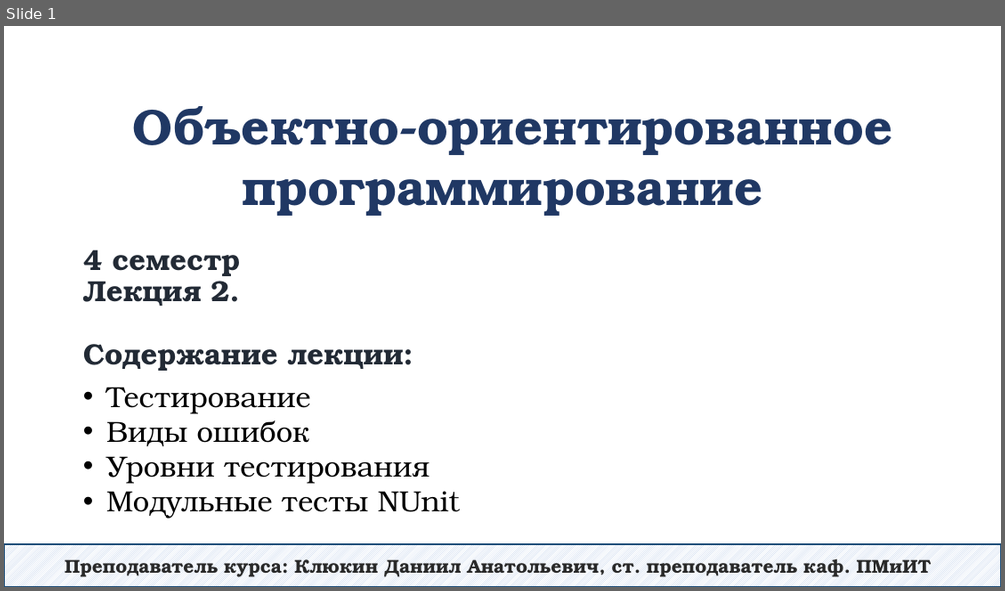
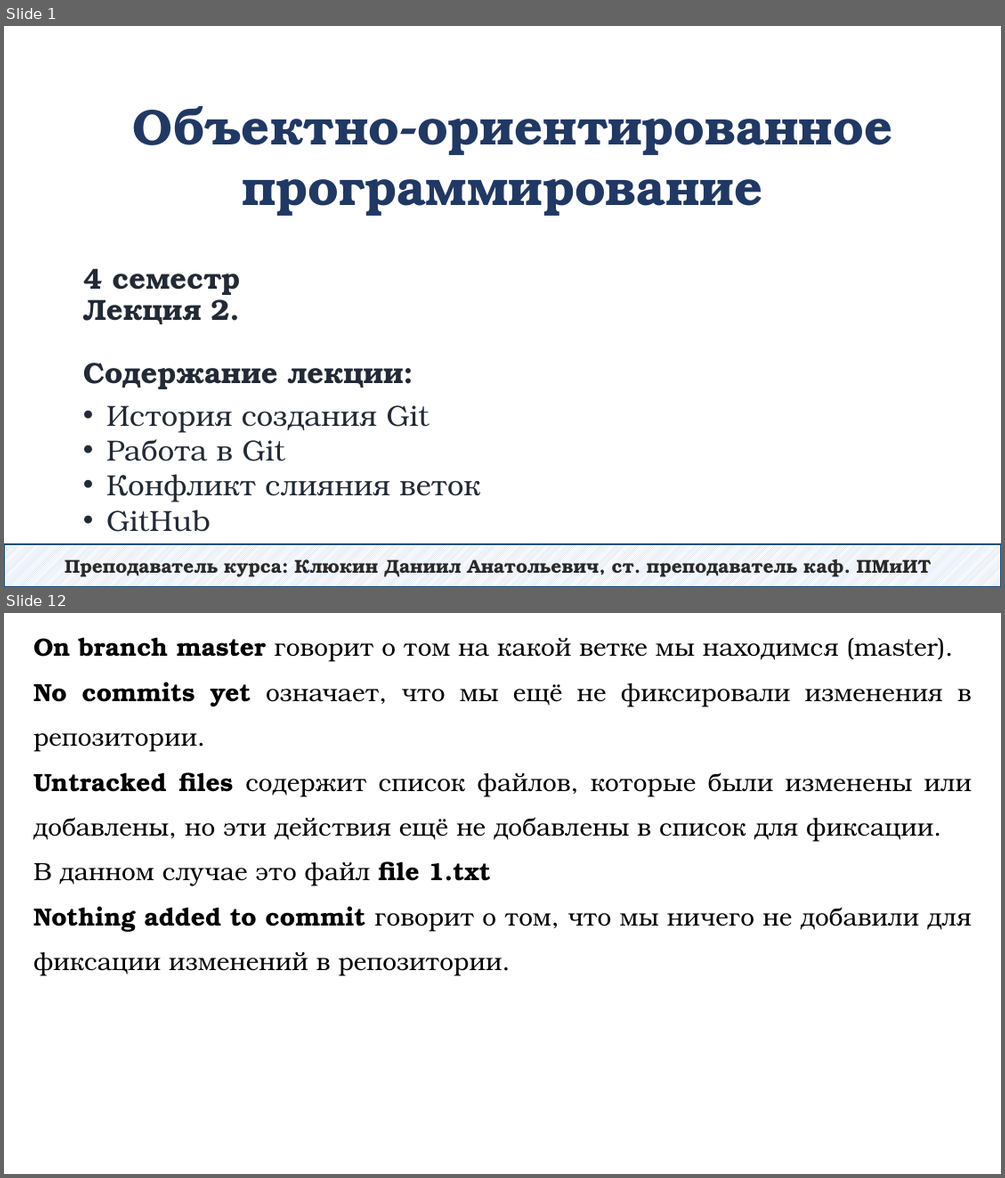
Before and after one commit to DaniilKlyukin/OOP-4, a slide deck: Лекции/ООП 1 лек 2.pptx. Shown one above the other, each under a label of ours: slide 1 before the commit, slides 1 and 12 after it; the slides between them are not shown. The pictures are 1005x591 and 1005x1178 pixels, drawn with LibreOffice and Linux fonts; fonts in the diff are those of the drawing. Boxes give left, top, right and bottom in pixels: in the first picture for what was removed or moved away, otherwise in the second. Text is boxed around its words. In the diff, an @@ line names an element or a change of style, - is before the commit and + after.

```diff
--- a/Лекции/ООП 1 лек 2.pptx
+++ b/Лекции/ООП 1 лек 2.pptx
@@ slide 12 added at (x1=4, y1=613, x2=1001, y2=1174), background #FFFFFF @@
@@ text added at (x1=33, y1=637, x2=971, y2=976), 24 pt, text #000000 @@
+On branch master говорит о том на какой ветке мы находимся (master).
+No commits yet означает, что мы ещё не фиксировали изменения в репозитории.
+Untracked files содержит список файлов, которые были изменены или добавлены, но эти действия ещё не добавлены в список для фиксации.
+В данном случае это файл file 1.txt
+Nothing added to commit говорит о том, что мы ничего не добавили для фиксации изменений в репозитории.
@@ slide 1 changed as well @@
@@ title "4 семестр Лекция 2. Содержание ..." moved from (x1=83, y1=249, x2=404, y2=370) to (x1=83, y1=268, x2=404, y2=389) @@
@@ text at (x1=106, y1=405, x2=480, y2=532): text changed; text colour #000000 to #222A35 @@
-• Тестирование
-• Виды ошибок
-• Уровни тестирования
-• Модульные тесты NUnit
+• История создания Git
+• Работа в Git
+• Конфликт слияния веток
+• GitHub
```
Also in this commit, not shown: 52 other slides added, 26 slides removed, 4 other files.
